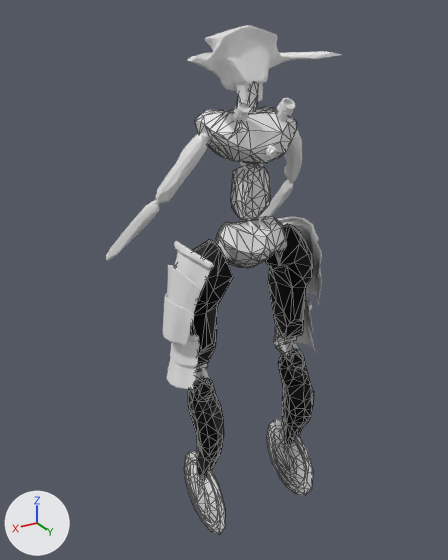
Two versions of the FBX model Assets/Art/Characters/Fast-boi_Basic_Rig.fbx, one commit apart.
One viewpoint serves both versions: a 50 mm lens placed at (1.67, 2.2, 0.34), pointed at (0.0, -0.58, -1.05). Arrows for +X, +Y and +Z are at lower left; the lights stay in place. Mesh edges are drawn as thin lines on the coarser meshes. Where no turn or scale is listed for an object, it has been applied to the vertices.
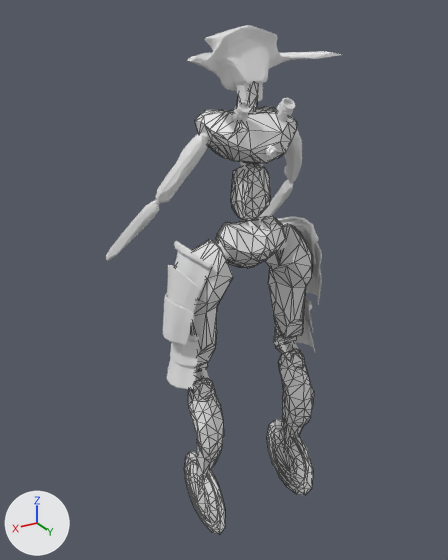
The edits, one by one:
me_cube_007 has 180 vertices, 352 faces and spans x -0.725..0.106, y -0.133..0.165, z -0.142..0.562.
me_cube_007 no longer uses material mat_material_007 (black #000000).
me_cube_010 has 276 vertices, 538 faces and spans x -0.688..0.079, y -0.208..0.021, z -0.253..0.518.
me_cube_010 no longer uses material mat_material_007 (black #000000).

Pixel boxes (x1, y1, x2, y2) of what changed, in the pictures (448 x 560 px):
'Thigh.L', recoloured (black to grey): (190, 224, 312, 367) in both
'Foot.L', recoloured: (188, 349, 314, 480) in both
